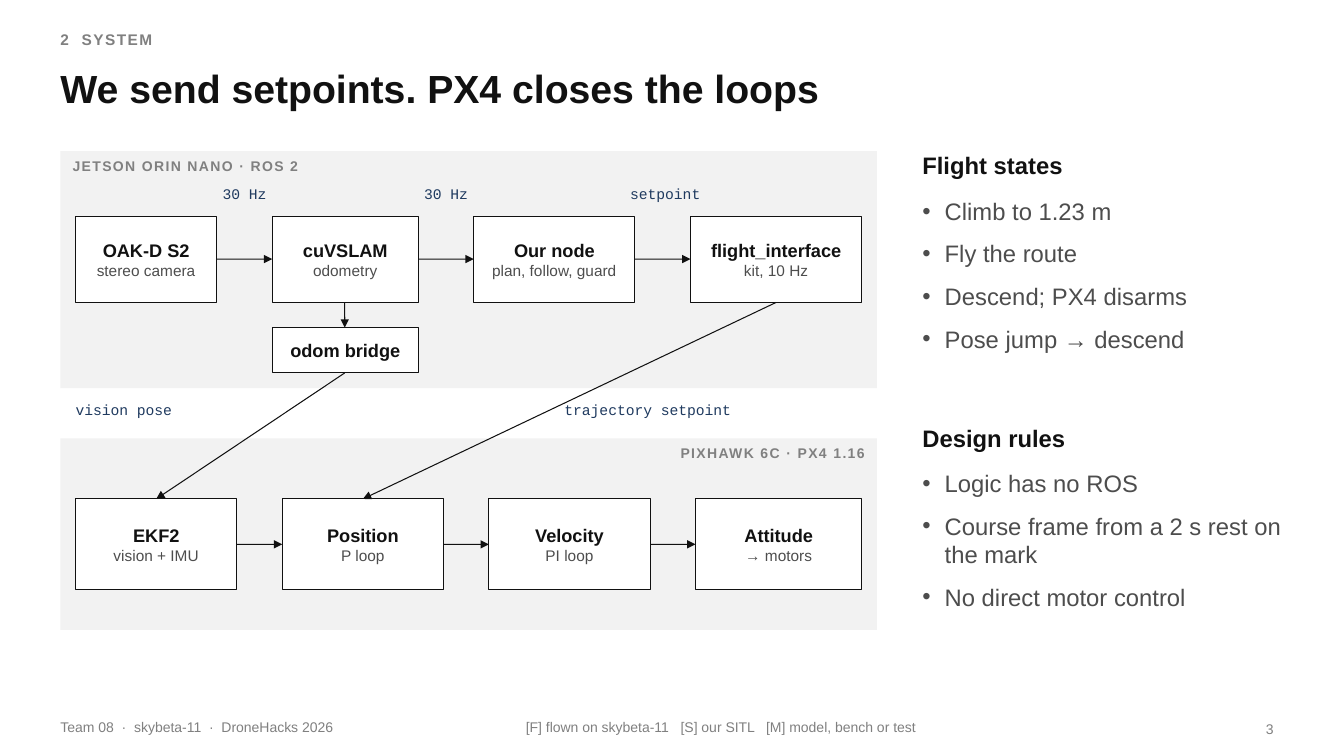
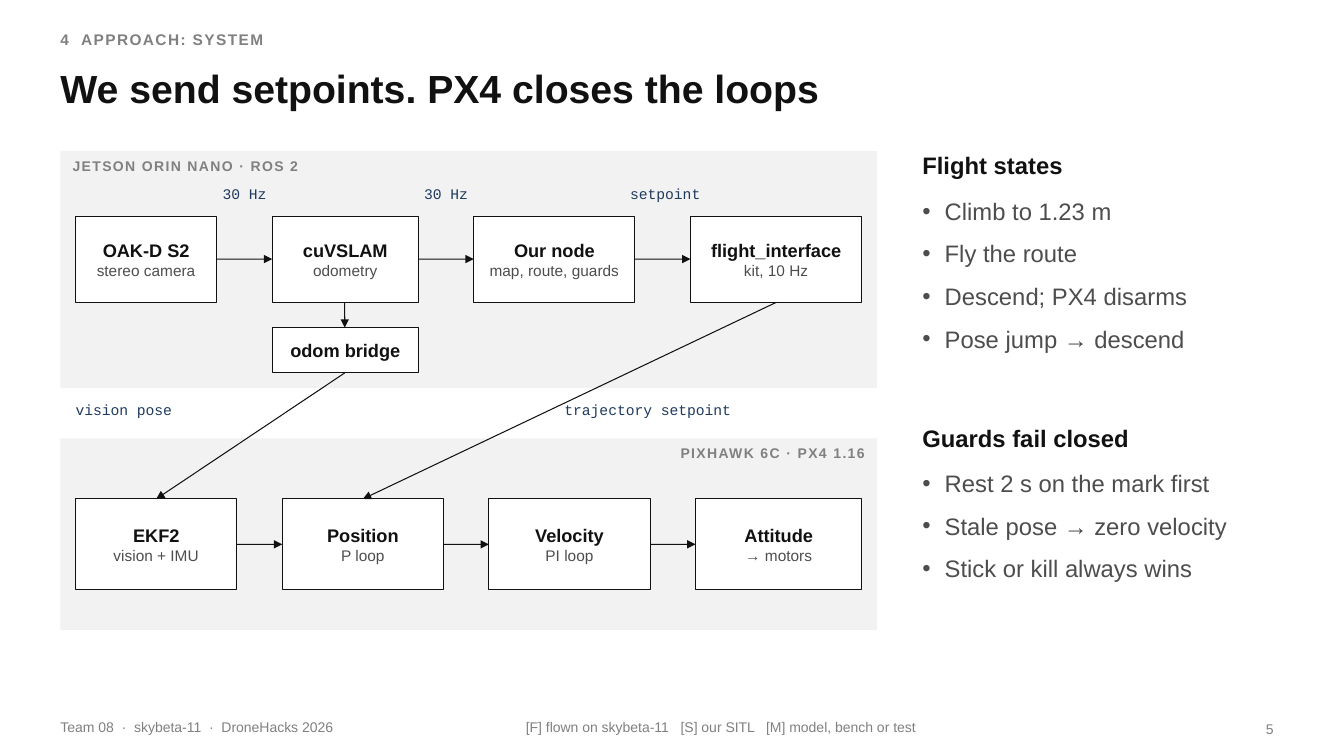
Before and after one commit to moterodiaz/DroneHacks, a slide deck: slide 5 of docs/presentation/DroneHacks-Team08-technical.pptx (slide 3 before the commit). Drawn at 1344x756 pixels with LibreOffice and Linux fonts; fonts in the diff are those of the drawing. Boxes give left, top, right and bottom in pixels: in the first picture for what was removed or moved away, otherwise in the second. Text is boxed around its words. In the diff, an @@ line names an element or a change of style, - is before the commit and + after.

```diff
--- a/docs/presentation/DroneHacks-Team08-technical.pptx
+++ b/docs/presentation/DroneHacks-Team08-technical.pptx
@@ text at box(60, 34, 263, 45): text changed @@
-2 SYSTEM
+4 APPROACH: SYSTEM
@@ text at box(490, 265, 619, 279): text changed @@
-plan, follow, guard
+map, route, guards
@@ text at box(922, 429, 1128, 448): text changed @@
-Design rules
+Guards fail closed
@@ text at box(945, 474, 1226, 582): text changed @@
-• Logic has no ROS
-• Course frame from a 2 s rest on the mark
-• No direct motor control
+• Rest 2 s on the mark first
+• Stale pose → zero velocity
+• Stick or kill always wins
@@ page number at box(1266, 724, 1274, 734): text changed @@
-3
+5
```
Also in this commit, not shown: 5 other slides changed, 4 slides added, 3 slides removed, 2 other files.
